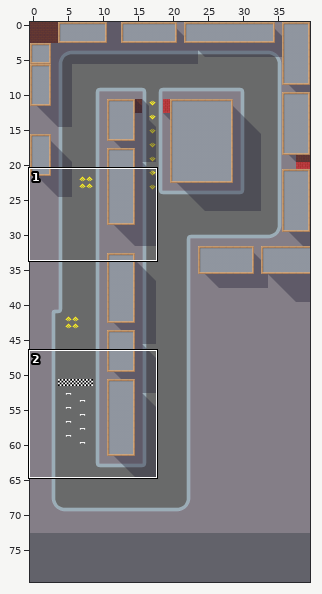
Tiled map: core/assets/maps/be.tmx. The first picture is a wide view before the edit; the outline marks the close-up.
Close-up. The starting point:
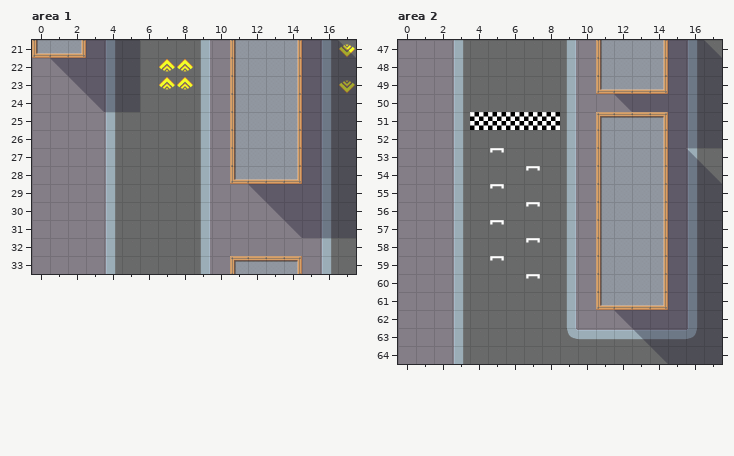
Cells are 64x64 px. Shown: area 1 x 0..17, y 21..33; area 2 x 0..17, y 47..64. The commit also changed other parts of the map, which this record leaves out.
New version:
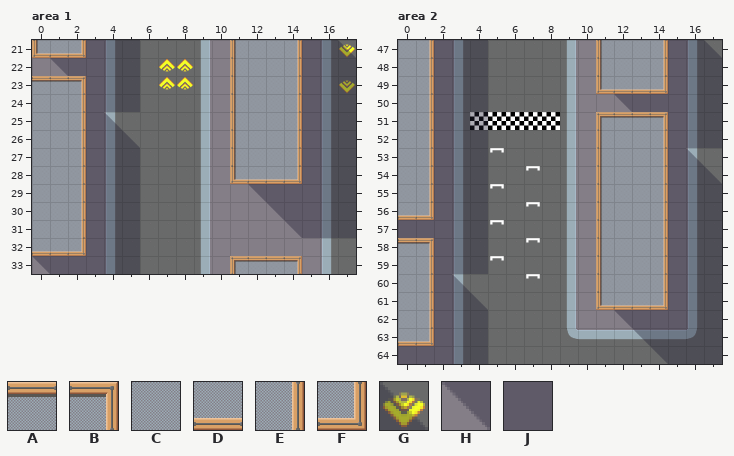
Key: from "city": A 33, B 34, C 35, D 41, E 41 turned 270, F 42, G 54, H 54 turned 180, J 62.
_ is an empty cell.
See-through tiles are keyed as they look on the map.
The edit:
Layer "Obstacles", area 1:
y 23: x 0..2 __H -> AAB
y 24: x 0..3 ___H -> CCEJ
y 25: x 0..4 _____ -> CCEJG
y 26: x 0..5 ______ -> CCEJJG
y 27..31: x 0..5 ______ -> CCEJJJ
y 32: x 0..5 ______ -> DDFJJJ
y 33: x 0..5 ______ -> HJJJJJ
Layer "Obstacles", area 2:
y 47..55: x 0..4 _____ -> CEJJJ
y 56: x 0..4 _____ -> DFJJJ
y 57: x 0..4 _____ -> JJJJJ
y 58: x 0..4 _____ -> ABJJJ
y 59: x 0..4 _____ -> CEJJJ
y 60: x 0..3 ____ -> CEJG
y 61: x 0..4 _____ -> CEJJG
y 62: x 0..4 _____ -> CEJJJ
y 63: x 0..4 _____ -> DFJJJ
y 64: x 0..4 _____ -> JJJJJ
